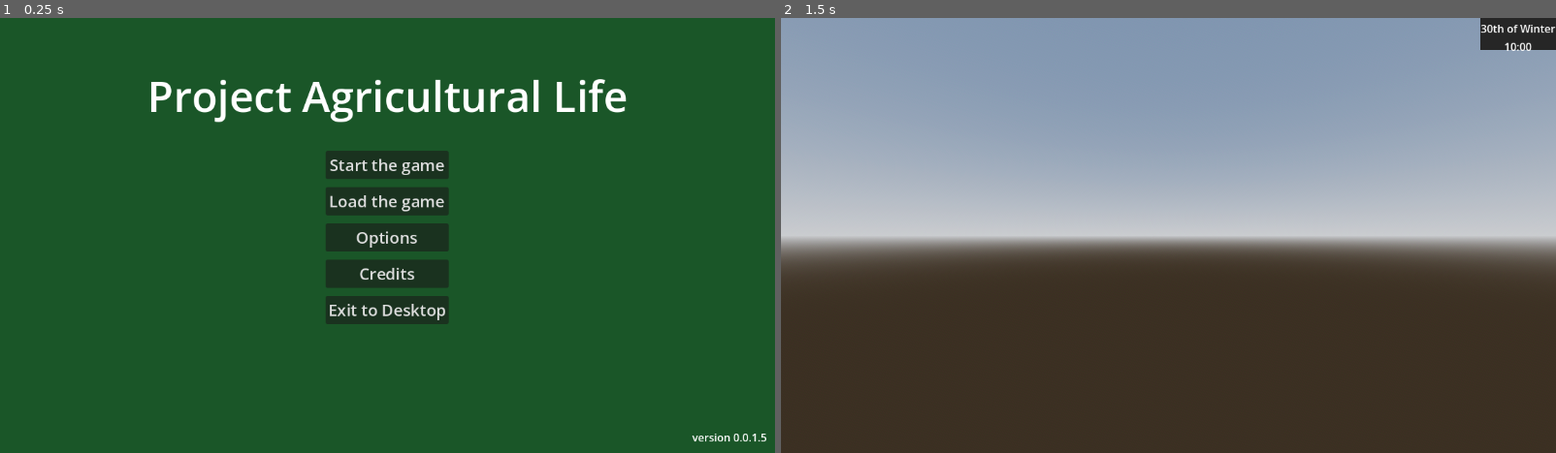
Above: before the commit, frames 1-2 (left to right).
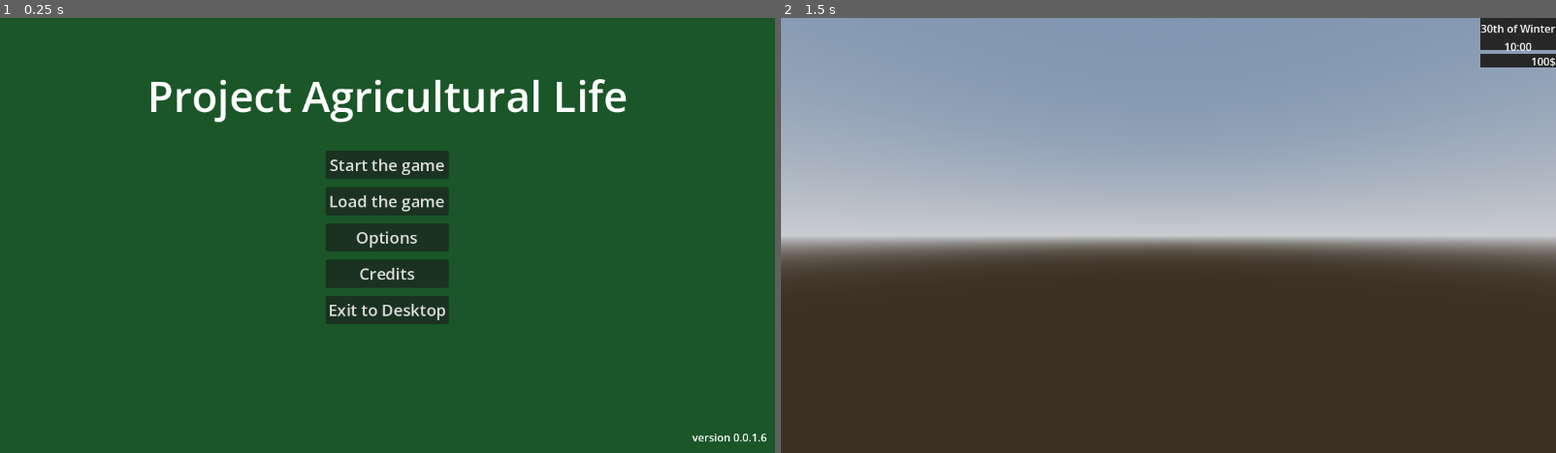
Above: after the commit, the same moments.

Repository: MatGalos/project-agriculural-life
Game: Godot game, scene res://Scenes/UIs/Menus/LaunchMenu/MainMenu.tscn
Two runs of this game, one before a commit and one after it. Both use one fixed random seed, a clock stepped at 60 frames per second and the inputs below.
Inputs:
- Up to frame 1 (0.25 s): no input
- Up to frame 2 (1.5 s): click "Start the game" at 0.5 s; tap Enter at 1.25 s

The runs differ from the first frame. In frame 1, less than 0.1% of the frame differs, in the area x 98-99%, y 95-98%; in frame 2, 0.3%, in the area x 90-100%, y 8-12%.

Commit message:
Implemented display for funds

Diff:
--- a/Scenes/UIs/PlayerHUD/player_hud.tscn
+++ b/Scenes/UIs/PlayerHUD/player_hud.tscn
@@ -23,7 +23,7 @@
 layout_mode = 0
 offset_right = 112.0
 offset_bottom = 48.0
-color = Color(0.15127608, 0.15127608, 0.15127608, 1)
+color = Color(0.15294118, 0.15294118, 0.15294118, 1)
 
 [node name="DateTimeContainer" type="VBoxContainer" parent="Root/DateTimeController" unique_id=1634932118]
 layout_mode = 0
@@ -40,3 +40,23 @@
 layout_mode = 2
 text = "10:00"
 horizontal_alignment = 1
+
+[node name="FundsController" type="Control" parent="Root" unique_id=1626376011]
+anchors_preset = 0
+offset_left = 1040.0
+offset_top = 53.0
+offset_right = 1152.0
+offset_bottom = 73.0
+
+[node name="ColorRect" type="ColorRect" parent="Root/FundsController" unique_id=1870293777]
+layout_mode = 0
+offset_right = 112.0
+offset_bottom = 20.0
+color = Color(0.153, 0.153, 0.153, 1)
+
+[node name="FundsLabel" type="Label" parent="Root/FundsController" unique_id=1665244698]
+layout_mode = 0
+offset_right = 112.0
+offset_bottom = 20.0
+text = "100$"
+horizontal_alignment = 2
--- a/project.godot
+++ b/project.godot
@@ -11,7 +11,7 @@
 [application]
 
 config/name="Project_Agricultural_life"
-config/version="0.0.1.5"
+config/version="0.0.1.6"
 run/main_scene="uid://bg2wnf0pafkqt"
 config/features=PackedStringArray("4.6", "Forward Plus")
 config/icon="res://Assets/Icons/AppIcons/icon.svg"
Not shown, changed: README.md
